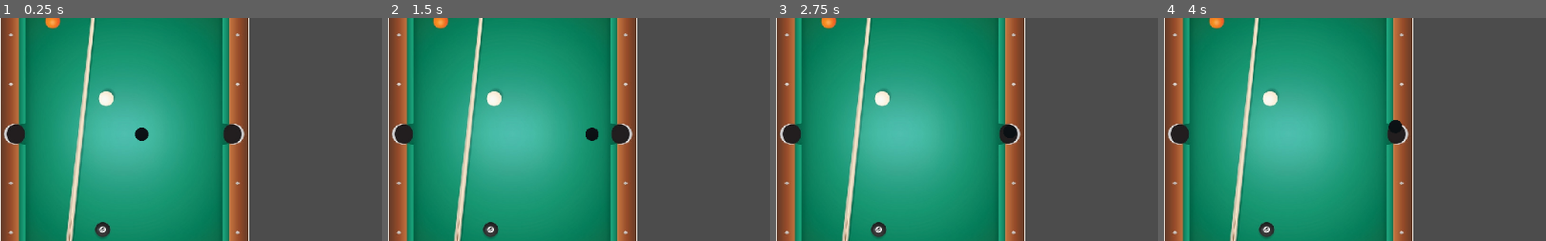
Above: before the commit, frames 1-4 (left to right).
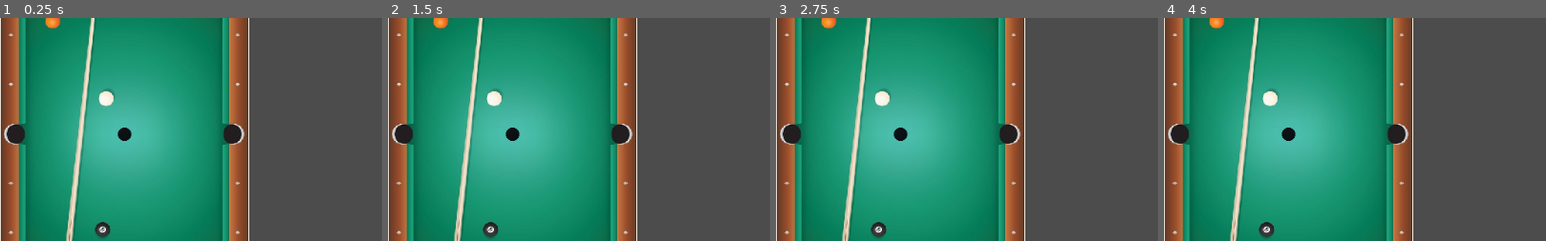
Above: after the commit, the same moments.

Repository: Crystalhail/GMTK2022
Game: Godot game, scene res://MainScene.tscn
The game is run twice, just before and just after one commit, with the same random seed, the same clock (stepped at 60 frames per second) and the same inputs.
Inputs (mouse positions are % of the whole screen's width and height, from its top left):
- Up to frame 1 (0.25 s): no input
- Up to frame 2 (1.5 s): move the mouse to (72, 45) at 0.52 s; move the mouse to (30, 55) at 1.27 s
- Up to frame 3 (2.75 s): move the mouse to (60, 28) at 2.02 s
- Up to frame 4 (4 s): tap Enter at 2.75 s; move the mouse to (45, 70) at 2.77 s; tap Space at 3.5 s; move the mouse to (80, 65) at 3.52 s
The pictures show only the part of the screen within x 0-50%, y 24-74%; the shares and areas given below are measured in that part.

The runs differ from the first frame. In frame 1, 0.4% of the frame differs, in the area x 30-39%, y 49-56%; in frame 2, 0.4%; in frame 3, 0.2%; in frame 4, 0.3%.

Commit message:
Reset linear velocity since it was a test

Diff:
--- a/MainScene.tscn
+++ b/MainScene.tscn
@@ -76,4 +76,3 @@
 
 [node name="BallBase" parent="ViewportView/Viewport/3D" instance=ExtResource( 3 )]
 transform = Transform( 1, 0, 0, 0, 1, 0, 0, 0, 1, 0, 0.5, 0 )
-linear_velocity = Vector3( 1, 0, 0 )
